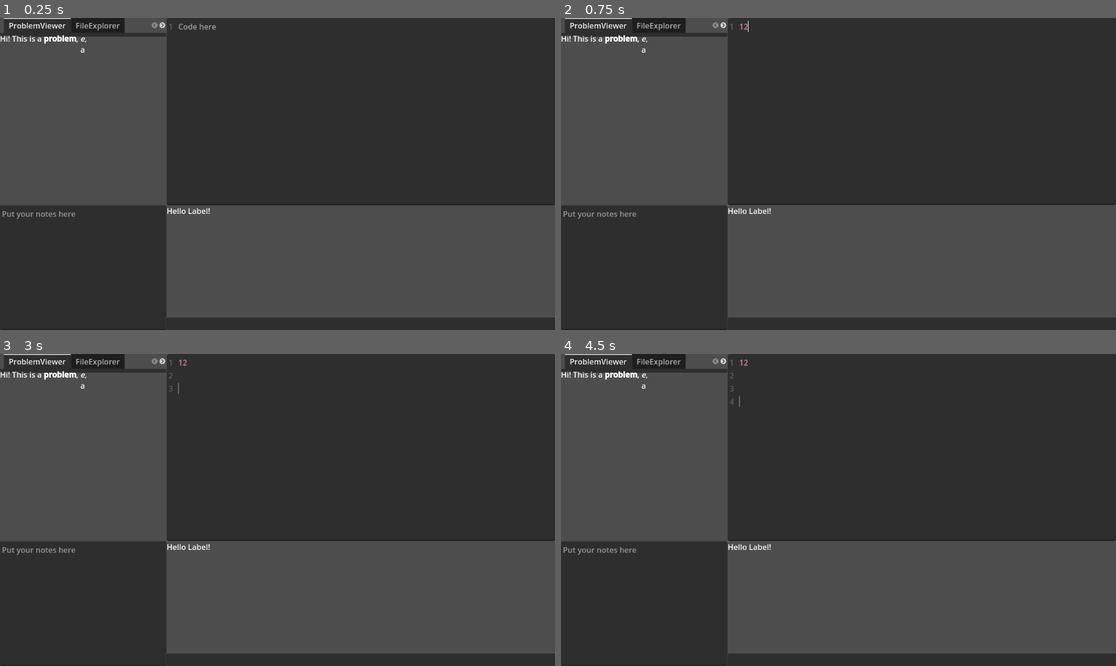
Above: before the commit, frames 1-4 (two rows, left to right).
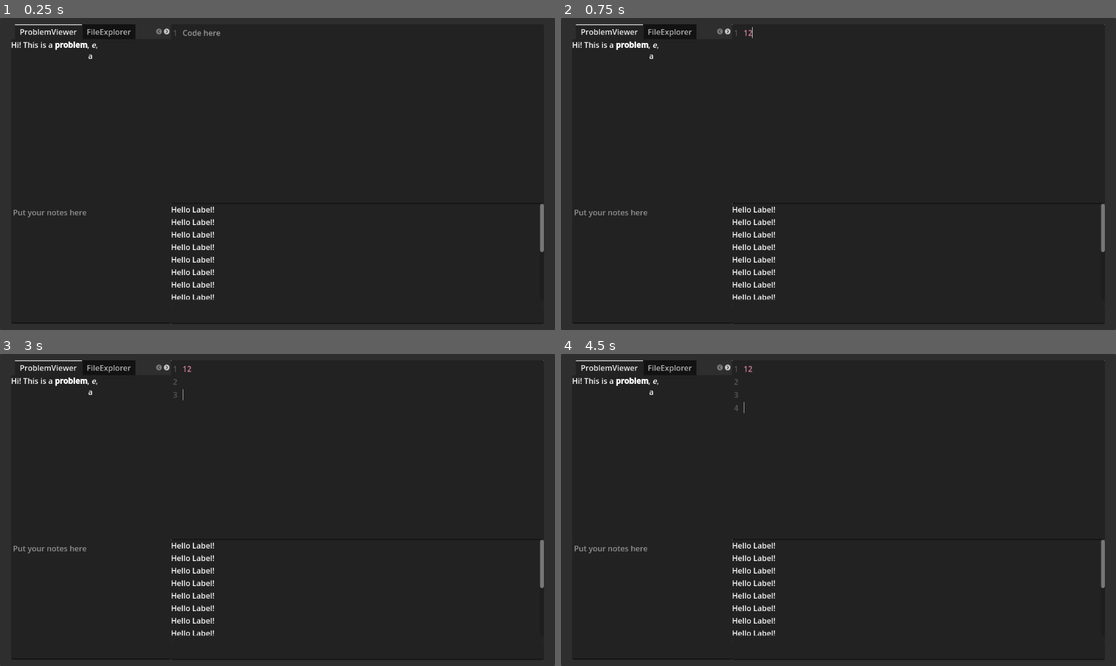
Above: after the commit, the same moments.

Repository: 46768/nsc2025
Game: Godot game, scene res://main.tscn
Two runs of this game, one before a commit and one after it. Both use one fixed random seed, a clock stepped at 60 frames per second and the inputs below.
Inputs (mouse positions are in pixels of both pictures, inside the frame that each line leads up to):
- Up to frame 1 (0.25 s): no input
- Up to frame 2 (0.75 s): click (921, 111) at 0.52 s; type "12" at 0.6 s
- Up to frame 3 (3 s): tap Enter at 1.25, 2.75 s; tap Space at 2 s
- Up to frame 4 (4.5 s): tap Space at 3.5 s; tap Enter at 4.25 s

The runs differ from the first frame. In frame 1, 43% of the frame differs, in the area x 0-100%, y 0-100%; in frame 2, 43%; in frame 3, 43%; in frame 4, 43%.

Commit message:
feat(ide): basic layout via script

Diff:
--- a/scenes/IDE.tscn
+++ b/scenes/IDE.tscn
@@ -17,12 +17,14 @@
 grow_horizontal = 2
 grow_vertical = 2
 script = ExtResource("1_msfw7")
+margin = 0.02
 
 [node name="Editor" type="CodeEdit" parent="."]
-layout_mode = 0
-offset_left = 556.0
-offset_right = 1138.0
-offset_bottom = 322.0
+layout_mode = 2
+offset_left = 55.0
+offset_top = 15.0
+offset_right = 63.0
+offset_bottom = 40.0
 placeholder_text = "Code here"
 draw_tabs = true
 gutters_draw_line_numbers = true
@@ -32,23 +34,49 @@
 script = ExtResource("2_kuje3")
 
 [node name="Console" type="Container" parent="."]
-layout_mode = 0
-offset_left = 418.0
-offset_top = 344.0
-offset_right = 458.0
-offset_bottom = 384.0
+layout_mode = 2
+offset_left = 55.0
+offset_top = 15.0
+offset_right = 63.0
+offset_bottom = 40.0
 script = ExtResource("3_u5bfh")
 
 [node name="ConsoleInput" type="LineEdit" parent="Console"]
 layout_mode = 2
 
-[node name="ConsoleOutput" type="Label" parent="Console"]
+[node name="ConsoleOutput" type="ScrollContainer" parent="Console"]
 layout_mode = 2
-text = "Hello Label!"
+follow_focus = true
+
+[node name="ConsoleOutputText" type="Label" parent="Console/ConsoleOutput"]
+layout_mode = 2
+text = "Hello Label!
+Hello Label!
+Hello Label!
+Hello Label!
+Hello Label!
+Hello Label!
+Hello Label!
+Hello Label!
+Hello Label!
+Hello Label!
+Hello Label!
+Hello Label!
+Hello Label!
+Hello Label!
+Hello Label!
+Hello Label!"
+
+[node name="ConsoleOutputPanel" type="Panel" parent="Console"]
+z_index = -1
+layout_mode = 2
+mouse_filter = 2
 
 [node name="Sidebar" type="Container" parent="."]
-layout_mode = 0
-offset_right = 40.0
+layout_mode = 2
+offset_left = 55.0
+offset_top = 15.0
+offset_right = 63.0
 offset_bottom = 40.0
 script = ExtResource("4_gbtak")
 
@@ -80,8 +108,23 @@
 script = ExtResource("7_5casr")
 metadata/_tab_index = 2
 
+[node name="SidebarPanel" type="Panel" parent="Sidebar"]
+z_index = -1
+layout_mode = 2
+mouse_filter = 2
+mouse_force_pass_scroll_events = false
+
 [node name="Notes" type="TextEdit" parent="."]
+layout_mode = 2
+offset_left = 55.0
+offset_top = 15.0
+offset_right = 63.0
+offset_bottom = 40.0
+placeholder_text = "Put your notes here"
+
+[node name="IDEPanel" type="Panel" parent="."]
+z_index = -2
 layout_mode = 0
-offset_right = 8.0
-offset_bottom = 8.0
-placeholder_text = "Put your notes here"
+offset_right = 40.0
+offset_bottom = 40.0
+mouse_filter = 2
--- a/scripts/IDE/console.gd
+++ b/scripts/IDE/console.gd
@@ -1,16 +1,16 @@
 extends Control
 
 
-const OUTPUT_H_RATIO = 0.9
-const INPUT_H_RATIO = 1 - OUTPUT_H_RATIO
+var output_ratio = 0.8
+var output_padding = 0.05
+var input_ratio = 0.15
 
-func _ready() -> void:
-	pass
+func setup_layout(console_size: Vector2) -> void:
+	$ConsoleOutput.set_position(Vector2.ZERO)
+	$ConsoleOutput.set_size(console_size * Vector2(1, output_ratio))
 
-func set_console_layout(console_size: Vector2) -> void:
-	print("setting console inner")
-	$ConsoleOutput.set_position(Vector2.ZERO)
-	$ConsoleOutput.set_size(console_size * Vector2(1, OUTPUT_H_RATIO))
+	$ConsoleOutputPanel.set_position(Vector2.ZERO)
+	$ConsoleOutputPanel.set_size(console_size * Vector2(1, output_ratio+output_padding))
 
-	$ConsoleInput.set_position(console_size * Vector2(0, OUTPUT_H_RATIO))
-	$ConsoleInput.set_size(console_size * Vector2(1, INPUT_H_RATIO))
+	$ConsoleInput.set_position(console_size * Vector2(0, output_ratio+output_padding))
+	$ConsoleInput.set_size(console_size * Vector2(1, input_ratio))
--- a/scripts/IDE/debugger.gd
+++ b/scripts/IDE/debugger.gd
@@ -2,5 +2,5 @@
 
 
 # Called when the node enters the scene tree for the first time.
-func setup(container_size: Vector2) -> void:
+func setup_layout(container_size: Vector2) -> void:
 	pass
--- a/scripts/IDE/file_explorer.gd
+++ b/scripts/IDE/file_explorer.gd
@@ -2,5 +2,5 @@
 
 
 # Called when the node enters the scene tree for the first time.
-func setup(container_size: Vector2) -> void:
+func setup_layout(container_size: Vector2) -> void:
 	pass
--- a/scripts/IDE/ide.gd
+++ b/scripts/IDE/ide.gd
@@ -1,42 +1,49 @@
 extends Control
 
 @export_range(49152, 65535) var server_port: int = 56440
+@export_range(0.1, 0.9, 0.1) var sidebar_w_ratio = 0.3
+@export_range(0.1, 0.9, 0.1) var sidebar_h_ratio = 0.6
+@export_range(0.01, 0.1, 0.01) var margin = 0.05
 
-var screen_size: Vector2;
 
-const SIDE_BAR_W_RATIO = 0.3
-const SIDE_BAR_H_RATIO = 0.6
-const EDITOR_W_RATIO = 1 - SIDE_BAR_W_RATIO
-const EDITOR_H_RATIO = SIDE_BAR_H_RATIO
-const NOTES_W_RATIO = SIDE_BAR_W_RATIO
-const NOTES_H_RATIO = 1 - SIDE_BAR_H_RATIO
-const CONSOLE_W_RATIO = EDITOR_W_RATIO
-const CONSOLE_H_RATIO = NOTES_H_RATIO
+func setup_layout(screen_size: Vector2) -> void:
+	var container_size = screen_size * (Vector2(1, 1) - (2 * Vector2(margin, margin)))
+	var sidebar_ratio: Vector2 = Vector2(sidebar_w_ratio, sidebar_h_ratio)
+	var editor_ratio: Vector2 = Vector2(1, 0) - sidebar_ratio * Vector2(1, -1)
+	var console_ratio: Vector2 = Vector2(1, 1) - sidebar_ratio
+	var notes_ratio: Vector2 = Vector2(0, 1) - sidebar_ratio * Vector2(-1, 1)
+	var obj_offset: Vector2 = screen_size * Vector2(margin, margin)
+
+	print(screen_size)
+	print(container_size)
+	print(sidebar_ratio)
+	print(editor_ratio)
+	print(console_ratio)
+	print(notes_ratio)
+	set_size(screen_size)
+	set_position(Vector2.ZERO)
+
+	$Sidebar.set_position(obj_offset)
+	$Sidebar.set_size(container_size * sidebar_ratio)
+	$Sidebar.setup_layout($Sidebar.size)
+
+	$Editor.set_position(($Sidebar.size * Vector2(1, 0)) + obj_offset)
+	$Editor.set_size(container_size * editor_ratio)
+
+	$Console.set_position($Sidebar.size + obj_offset)
+	$Console.set_size(container_size * console_ratio)
+	$Console.setup_layout($Console.size)
+
+	$Notes.set_position(($Sidebar.size * Vector2(0, 1)) + obj_offset)
+	$Notes.set_size(container_size * notes_ratio)
+
+	$IDEPanel.set_position(Vector2.ZERO)
+	$IDEPanel.set_size(screen_size)
+
 
 # Called when the node enters the scene tree for the first time.
 func _ready() -> void:
-	screen_size = get_viewport_rect().size
-
-	set_size(screen_size)
-	set_position(Vector2.ZERO)
-
-	print("setting sidebar")
-	$Sidebar.set_position(Vector2.ZERO)
-	$Sidebar.set_size(screen_size * Vector2(SIDE_BAR_W_RATIO, SIDE_BAR_H_RATIO))
-	$Sidebar.set_sidebar_layout(screen_size * Vector2(SIDE_BAR_W_RATIO, SIDE_BAR_H_RATIO))
-
-	print("setting editor")
-	$Editor.set_position(screen_size * Vector2(SIDE_BAR_W_RATIO, 0))
-	$Editor.set_size(screen_size * Vector2(EDITOR_W_RATIO, EDITOR_H_RATIO))
-
-	print("setting console")
-	$Console.set_position(screen_size * Vector2(SIDE_BAR_W_RATIO, SIDE_BAR_H_RATIO))
-	$Console.set_size(screen_size * Vector2(CONSOLE_W_RATIO, CONSOLE_H_RATIO))
-	$Console.set_console_layout(screen_size * Vector2(CONSOLE_W_RATIO, CONSOLE_H_RATIO))
-
-	print("setting notes")
-	$Notes.set_position(screen_size * Vector2(0, SIDE_BAR_H_RATIO))
-	$Notes.set_size(screen_size * Vector2(NOTES_W_RATIO, NOTES_H_RATIO))
+	setup_layout(get_viewport_rect().size)
 
 	print("Hello!")
 	var res = PythonBinding.run("res://python-binding/server.py", [
--- a/scripts/IDE/problem_viewer.gd
+++ b/scripts/IDE/problem_viewer.gd
@@ -2,6 +2,6 @@
 
 
 # Called when the node enters the scene tree for the first time.
-func setup(container_size: Vector2) -> void:
+func setup_layout(container_size: Vector2) -> void:
 	$ProblemStatement.set_position(Vector2.ZERO)
 	$ProblemStatement.set_size(container_size)
--- a/scripts/IDE/sidebar.gd
+++ b/scripts/IDE/sidebar.gd
@@ -4,9 +4,12 @@
 const TAB_CONTAINER_H_RATIO = 0.1
 
 # Called when the node enters the scene tree for the first time.
-func set_sidebar_layout(sidebar_size: Vector2) -> void:
+func setup_layout(sidebar_size: Vector2) -> void:
 	$TabContainer.set_position(Vector2.ZERO)
 	$TabContainer.set_size(sidebar_size * Vector2(1, TAB_CONTAINER_H_RATIO))
 
+	$SidebarPanel.set_position(sidebar_size * Vector2(0, TAB_CONTAINER_H_RATIO))
+	$SidebarPanel.set_size(sidebar_size * Vector2(1, 1-TAB_CONTAINER_H_RATIO))
+
 	for node in $TabContainer.get_children():
-		node.setup(sidebar_size * Vector2(1, 1-TAB_CONTAINER_H_RATIO))
+		node.setup_layout(sidebar_size * Vector2(1, 1-TAB_CONTAINER_H_RATIO))
